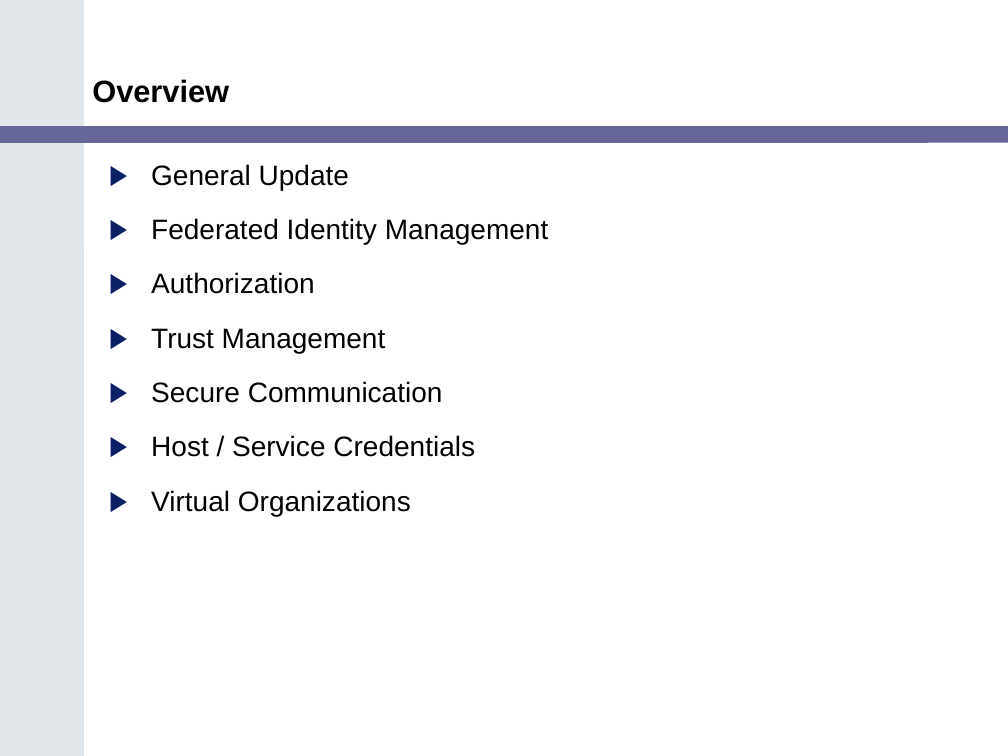
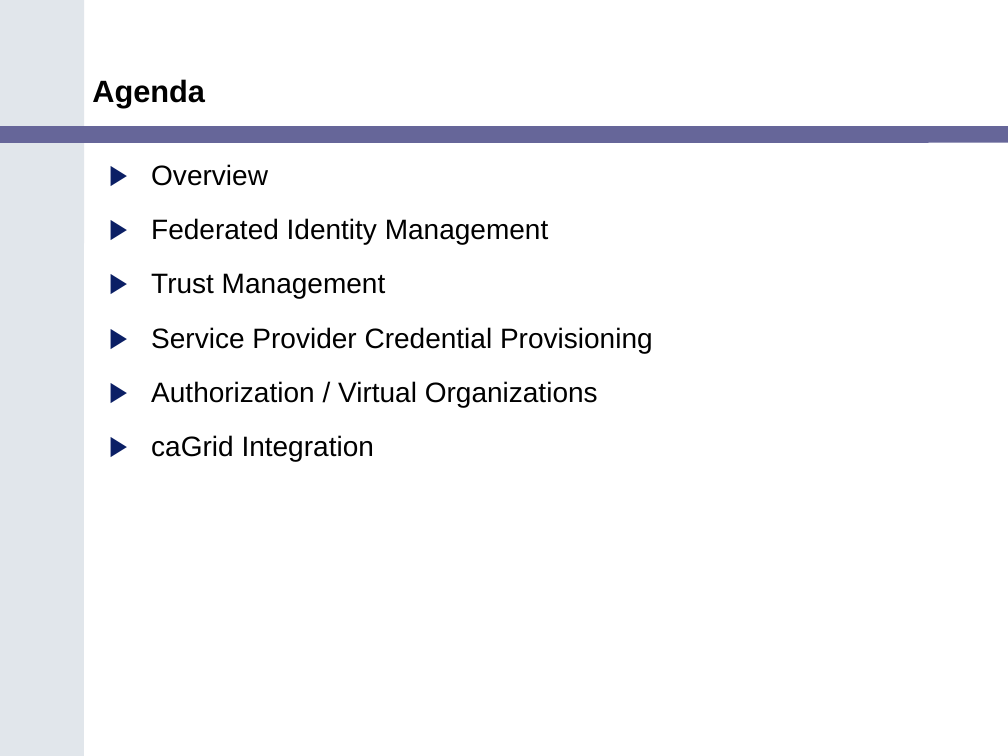
Before and after one commit to NCIP/cagrid-portal, a slide deck: slide 2 of cagrid-1-0/Documentation/presentations/200602_VCDE_ARCH/caGrid_Security_Arch_VCDE_Feb2.ppt. Drawn at 1008x756 pixels with LibreOffice and Linux fonts; fonts in the diff are those of the drawing; background and template pictures are left out. Boxes give left, top, right and bottom in pixels: in the first picture for what was removed or moved away, otherwise in the second. Text is boxed around its words. In the diff, an @@ line names an element or a change of style, - is before the commit and + after.

```diff
--- a/cagrid-1-0/Documentation/presentations/200602_VCDE_ARCH/caGrid_Security_Arch_VCDE_Feb2.ppt
+++ b/cagrid-1-0/Documentation/presentations/200602_VCDE_ARCH/caGrid_Security_Arch_VCDE_Feb2.ppt
@@ title at <box>92,79,205,108</box>: text changed @@
-Overview
+Agenda
@@ text at <box>151,164,268,186</box>: text changed @@
-▶ General Update
+▶ Overview
@@ text at <box>151,272,315,294</box>: paragraph removed @@
-▶ Authorization
@@ text at <box>151,327,653,461</box>: text changed @@
-▶ Secure Communication
-▶ Host / Service Credentials
-▶ Virtual Organizations
+▶ Service Provider Credential Provisioning
+▶ Authorization / Virtual Organizations
+▶ caGrid Integration
```
Also in this commit, not shown: 5 other slides changed, 11 slides added, 1 slide removed.
